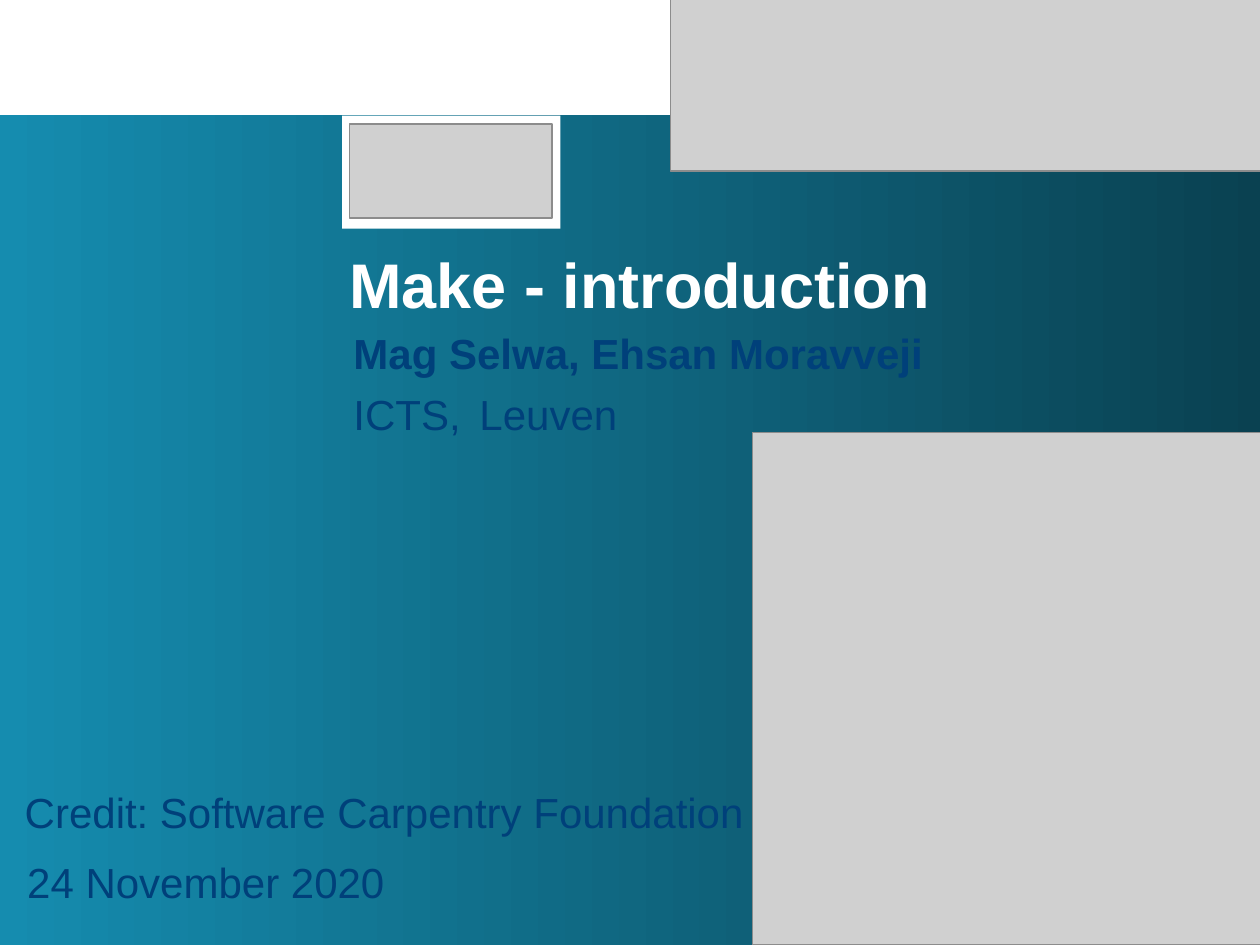
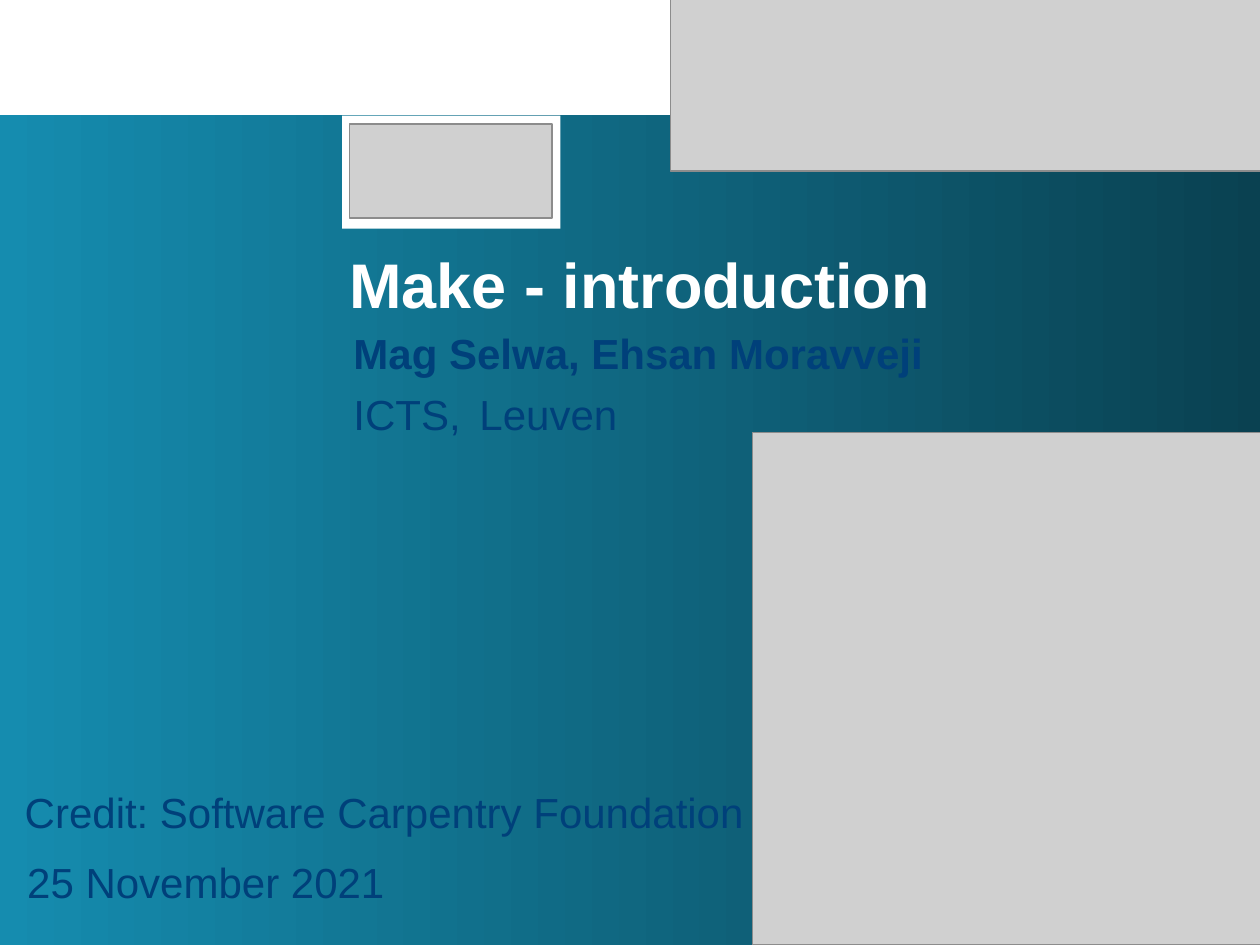
Before and after one commit to hpcleuven/Makefile-intro, a slide deck: slide 1 of Make.pptx. Drawn at 1260x945 pixels with LibreOffice and Linux fonts; fonts in the diff are those of the drawing; grey boxes stand for pictures; background and template pictures are left out. Boxes give left, top, right and bottom in pixels: in the first picture for what was removed or moved away, otherwise in the second. Text is boxed around its words. In the diff, an @@ line names an element or a change of style, - is before the commit and + after.

Commit message:
correcting date on the first slide

```diff
--- a/Make.pptx
+++ b/Make.pptx
@@ text at [27, 868, 384, 898]: text changed @@
-24 November 2020
+25 November 2021
```
